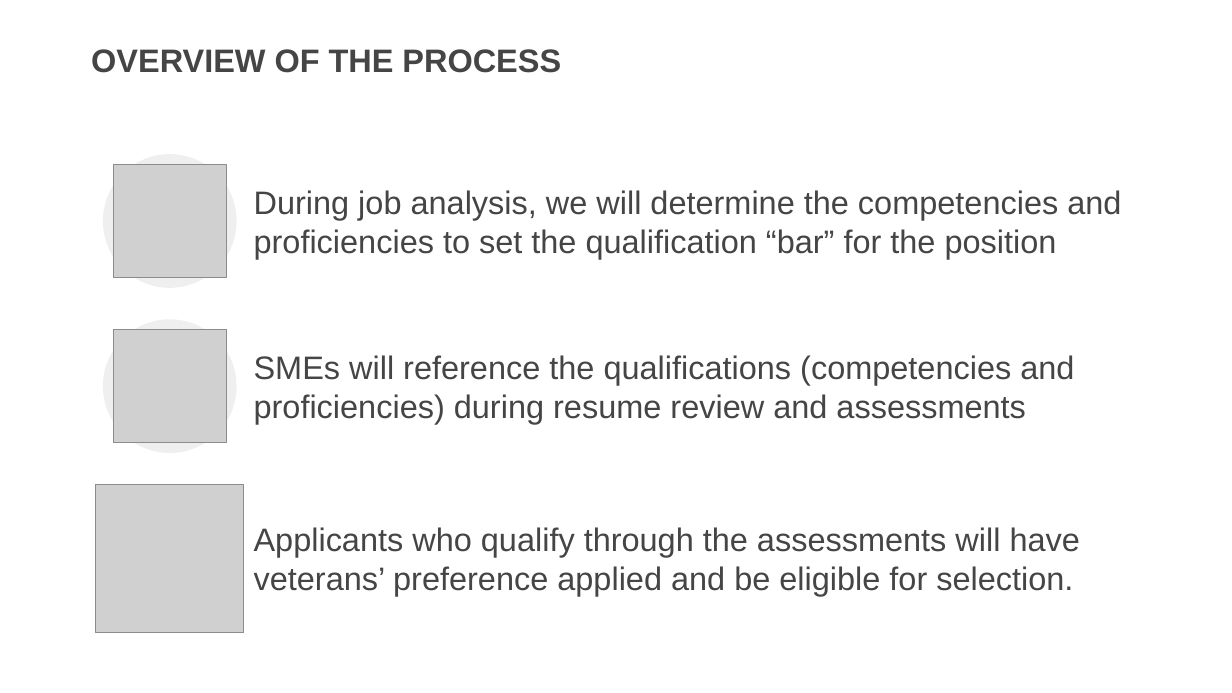
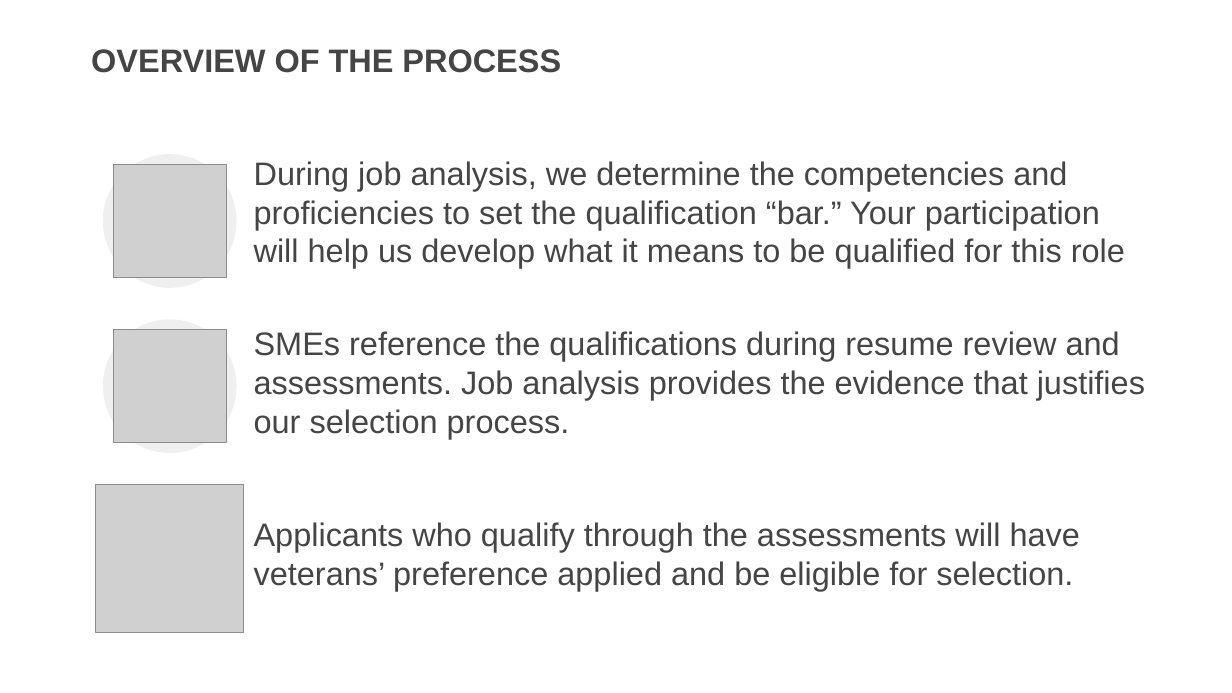
Before and after one commit to usds/SME-QA-Website, a slide deck: slide 11 of toolkit/job-analysis/job-analysis-presentation.pptx (slide 7 before the commit). Drawn at 1232x693 pixels with LibreOffice and Linux fonts; fonts in the diff are those of the drawing; grey boxes stand for pictures. Boxes give left, top, right and bottom in pixels: in the first picture for what was removed or moved away, otherwise in the second. Text is boxed around its words. In the diff, an @@ line names an element or a change of style, - is before the commit and + after.

Commit message:
update job analysis presso

```diff
--- a/toolkit/job-analysis/job-analysis-presentation.pptx
+++ b/toolkit/job-analysis/job-analysis-presentation.pptx
@@ text at (254, 161, 1125, 269): text changed @@
-During job analysis, we will determine the competencies and proficiencies to set the qualification “bar” for the position
+During job analysis, we determine the competencies and proficiencies to set the qualification “bar.” Your participation will help us develop what it means to be qualified for this role
@@ text at (254, 331, 1145, 439): text changed @@
-SMEs will reference the qualifications (competencies and proficiencies) during resume review and assessments
+SMEs reference the qualifications during resume review and assessments. Job analysis provides the evidence that justifies our selection process.
@@ text "Applicants who qualify through the ...": place and size @@
-text "Applicants who qualify through the ..." at (254, 527, 1080, 596)
+text "Applicants who qualify through the ..." at (254, 522, 1080, 591)
```
Also in this commit, not shown: 29 other slides changed, 11 slides added, 1 slide removed, 1 other file.
